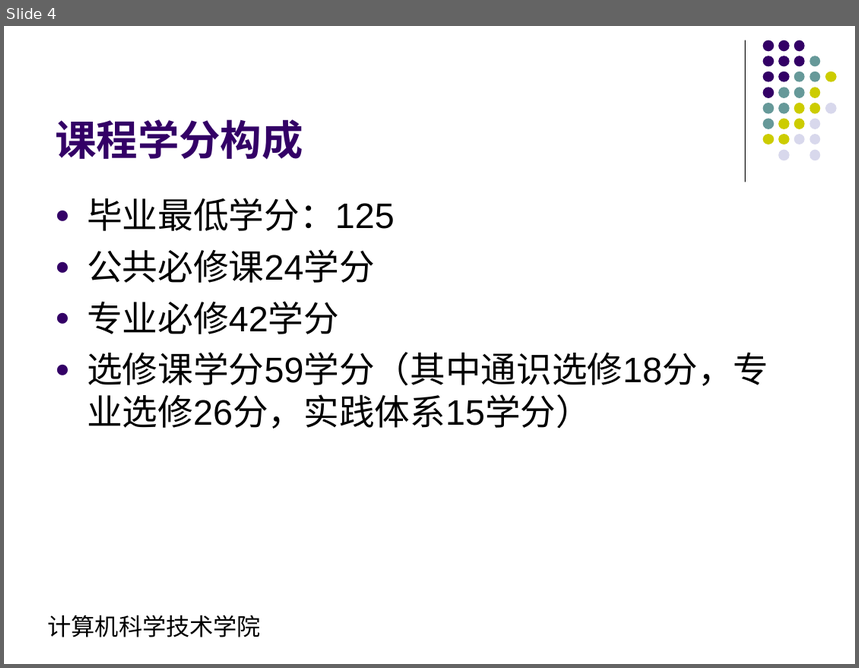
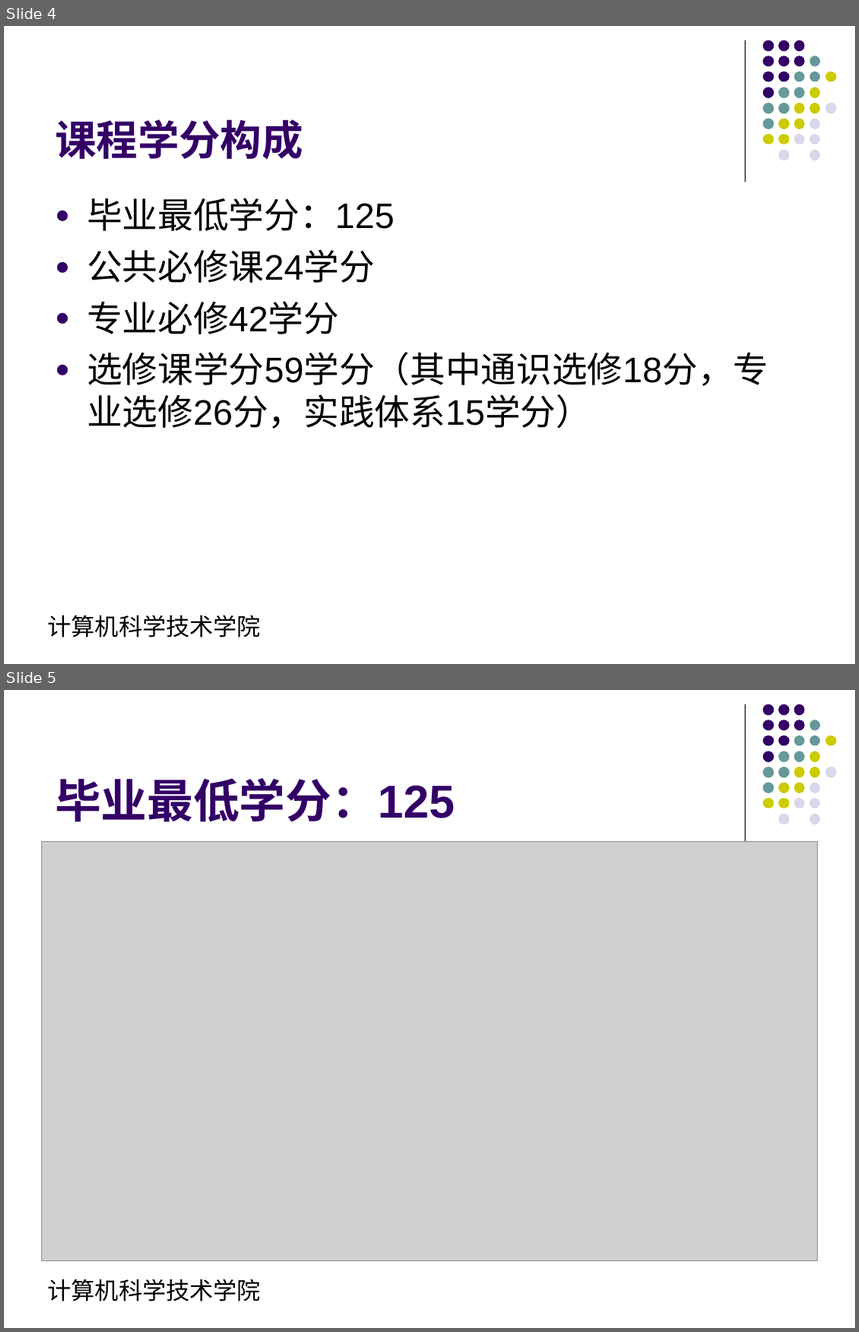
Before and after one commit to ciecclm/2016-, a slide deck: 网络编程培养方案汇报.ppt. Shown one above the other, each under a label of ours: slide 4 before the commit, slides 4 and 5 after it. The pictures are 859x668 and 859x1332 pixels, drawn with LibreOffice and Linux fonts; fonts in the diff are those of the drawing; grey boxes stand for pictures. Boxes give left, top, right and bottom in pixels: in the first picture for what was removed or moved away, otherwise in the second. Text is boxed around its words. In the diff, an @@ line names an element or a change of style, - is before the commit and + after.

```diff
--- a/网络编程培养方案汇报.ppt
+++ b/网络编程培养方案汇报.ppt
@@ slide 5 added at [4,690,855,1328], background #FFFFFF; not listed: 33 template elements that a slide beside it also shows @@
@@ title added at [55,778,455,822], 39 pt, text #330066, bold @@
+毕业最低学分：125
@@ picture added at [41,841,817,1262] @@
```
Also in this commit, not shown: 5 slides changed, 2 other slides added, 1 slide removed, 1 other file.
